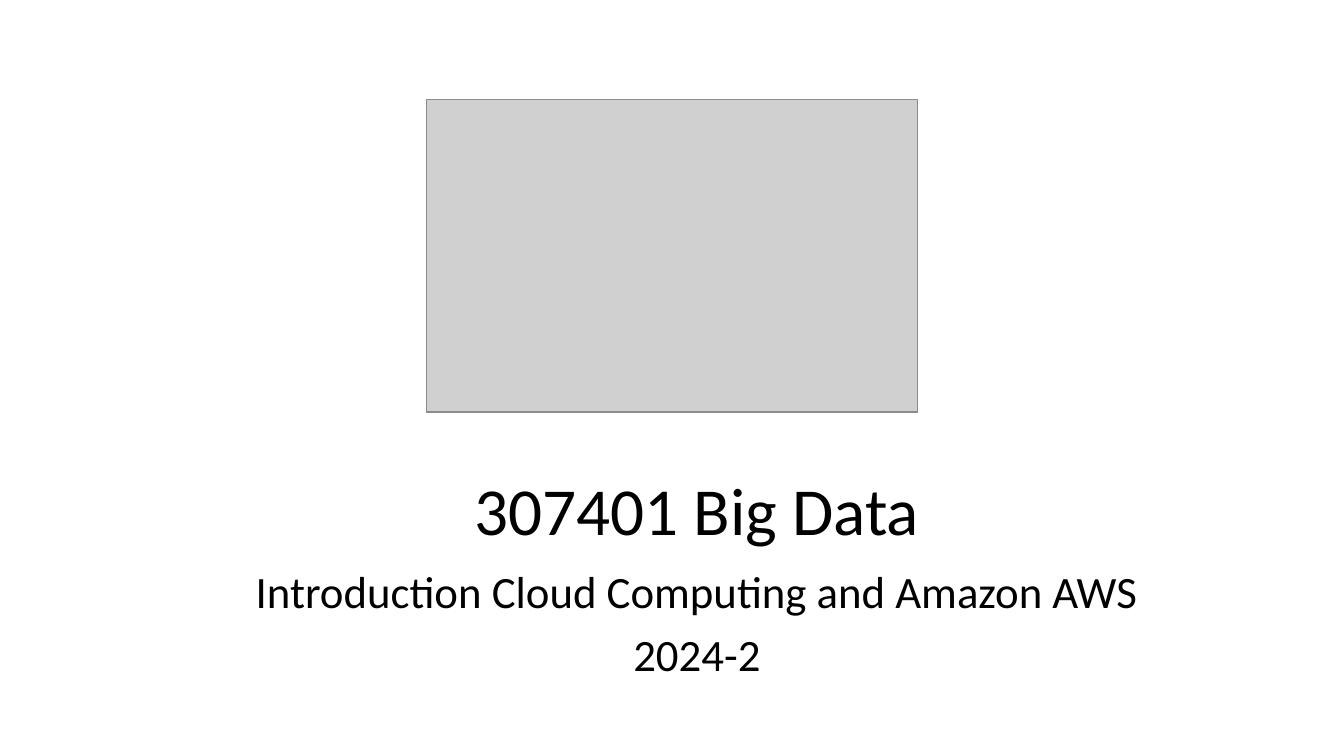
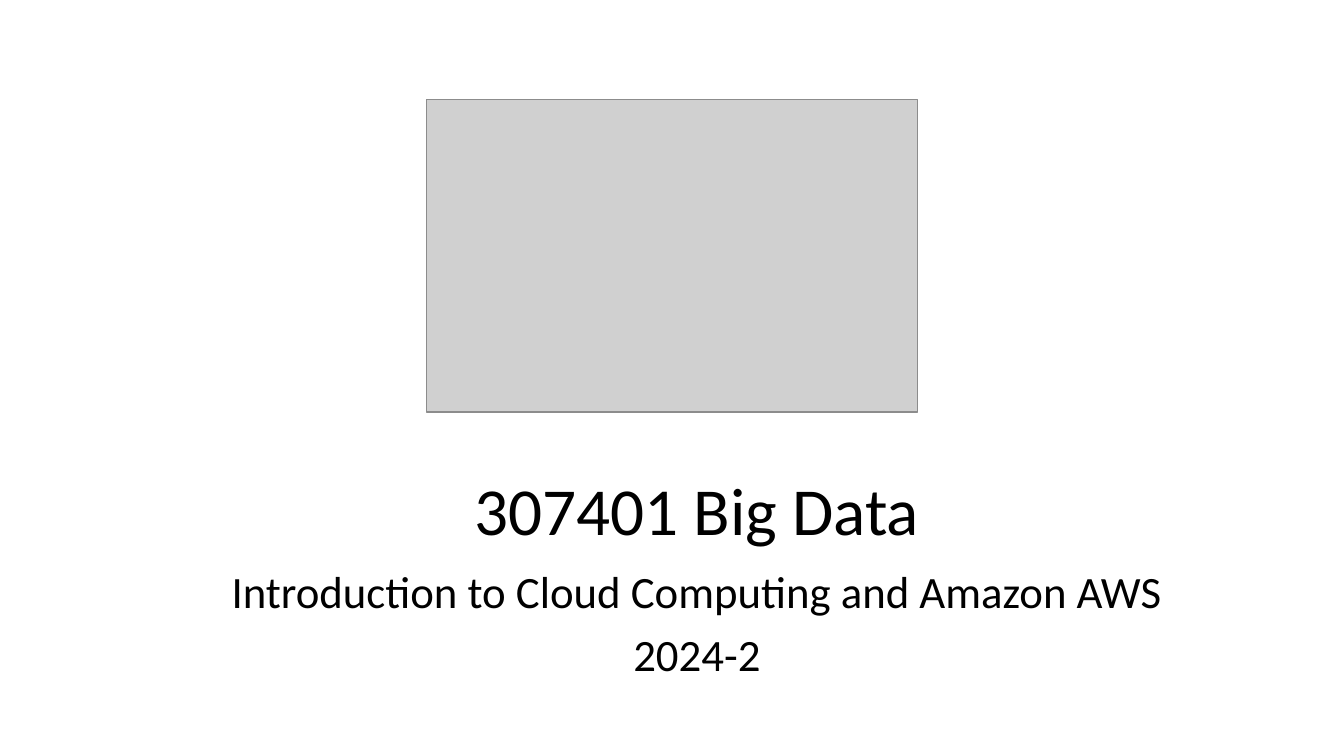
Before and after one commit to msfasha/307401-Big-Data, a slide deck: slide 1 of lecture_notes/section_3_introduction_to_amazon_aws/3-1-Introduction to Cloud Computing and Amazon AWS.pptx. Drawn at 1344x756 pixels with LibreOffice and Linux fonts; fonts in the diff are those of the drawing; grey boxes stand for pictures; background and template pictures are left out. Boxes give left, top, right and bottom in pixels: in the first picture for what was removed or moved away, otherwise in the second. Text is boxed around its words. In the diff, an @@ line names an element or a change of style, - is before the commit and + after.

Commit message:
initial aws data engineering

```diff
--- a/lecture_notes/section_3_introduction_to_amazon_aws/3-1-Introduction to Cloud Computing and Amazon AWS.pptx
+++ b/lecture_notes/section_3_introduction_to_amazon_aws/3-1-Introduction to Cloud Computing and Amazon AWS.pptx
@@ subtitle at [232,577,1161,616]: text changed @@
-Introduction Cloud Computing and Amazon AWS
+Introduction to Cloud Computing and Amazon AWS
```
Also in this commit, not shown: 4 other files.
